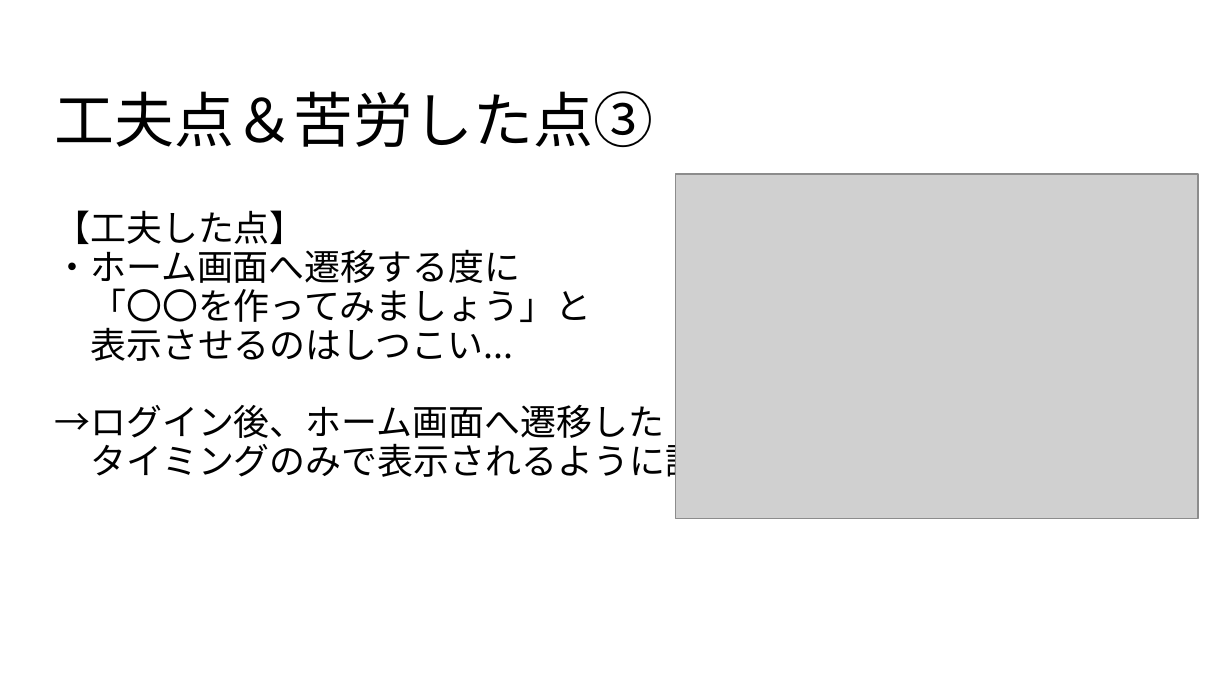
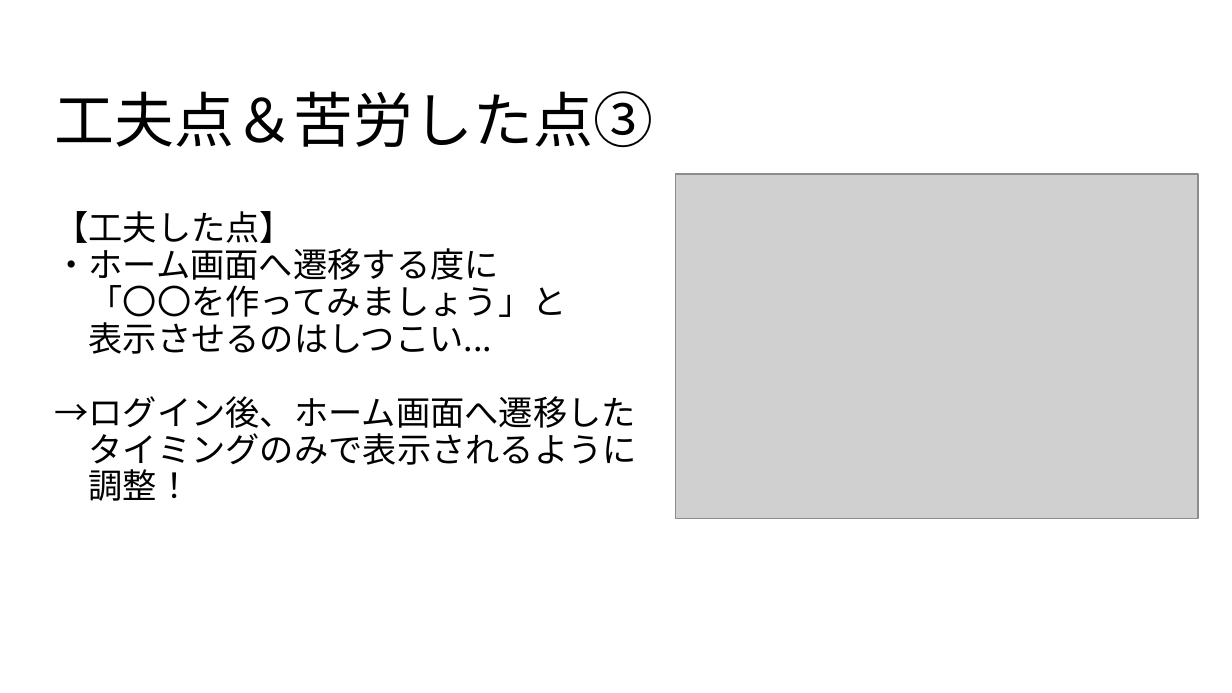
Before and after one commit to dojo2022/C-4, a slide deck: slide 17 of C-4_配布資料/C４_発表スライド.pptx. Drawn at 1232x693 pixels with LibreOffice and Linux fonts; fonts in the diff are those of the drawing; grey boxes stand for pictures. Boxes give left, top, right and bottom in pixels: in the first picture for what was removed or moved away, otherwise in the second. Text is boxed around its words. In the diff, an @@ line names an element or a change of style, - is before the commit and + after.

Commit message:
微調整

```diff
--- a/C-4_配布資料/C４_発表スライド.pptx
+++ b/C-4_配布資料/C４_発表スライド.pptx
@@ text at <box>54,211,636,434</box>: size 21 to 20 pt in "【工夫した点】", "・ホーム画面へ遷移する度に", "「〇〇を作ってみましょう」と", "表示させるのはしつこい..." and 1 more places @@
@@ text at <box>89,427,637,501</box>: text changed; size 21 to 20 pt @@
-タイミングのみで表示されるように調整！
+タイミングのみで表示されるように
+調整！
```
Also in this commit, not shown: 18 other slides changed.
